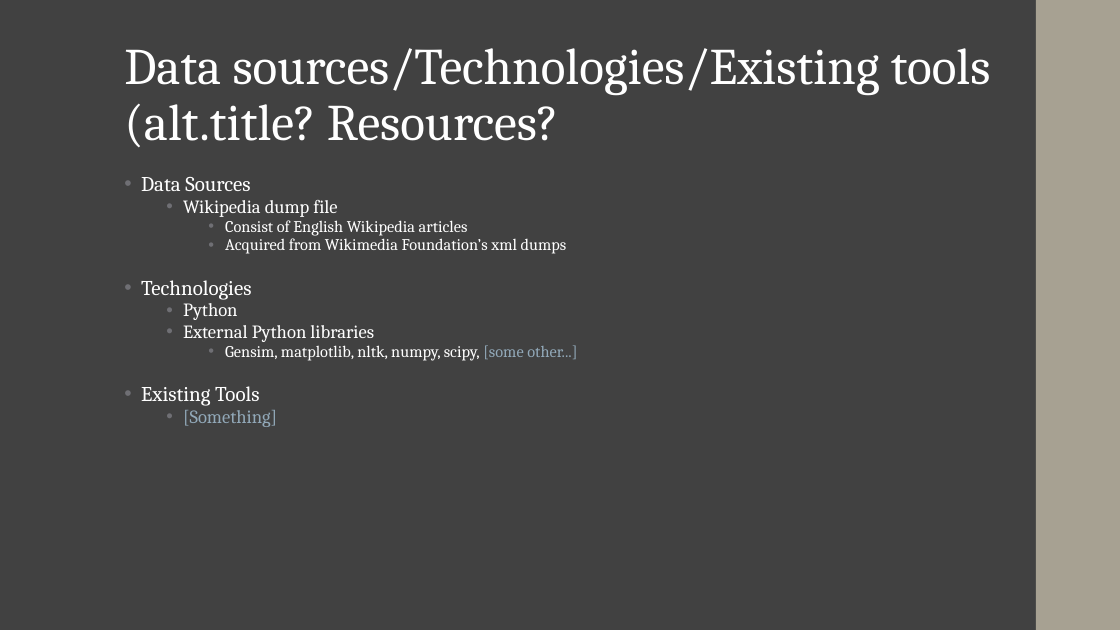
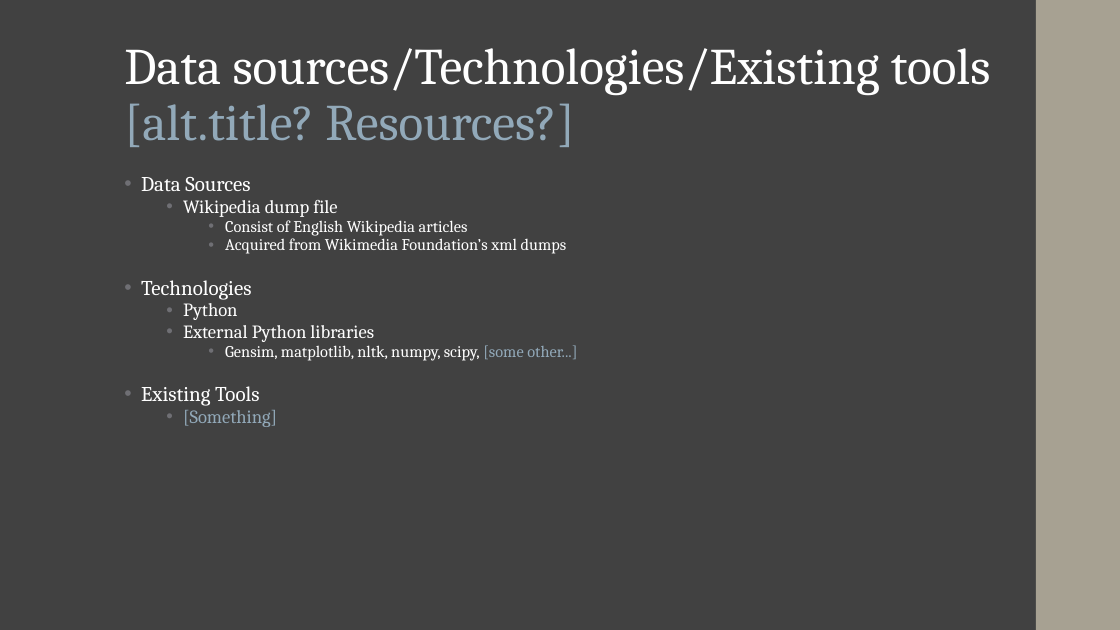
Before and after one commit to niriikon/NLTP_ProjectNo2, a slide deck: slide 5 of docs/Project_Presentation.pptx. Drawn at 1120x630 pixels with LibreOffice and Linux fonts; fonts in the diff are those of the drawing. Boxes give left, top, right and bottom in pixels: in the first picture for what was removed or moved away, otherwise in the second. Text is boxed around its words. In the diff, an @@ line names an element or a change of style, - is before the commit and + after.

Commit message:
Updating presentation

```diff
--- a/docs/Project_Presentation.pptx
+++ b/docs/Project_Presentation.pptx
@@ title at (124, 48, 991, 147): text changed @@
-Data sources/Technologies/Existing tools (alt.title? Resources?
+Data sources/Technologies/Existing tools [alt.title? Resources?]
```
Also in this commit, not shown: 2 other slides changed, 3 slides added, 2 slides removed, 25 other files.
